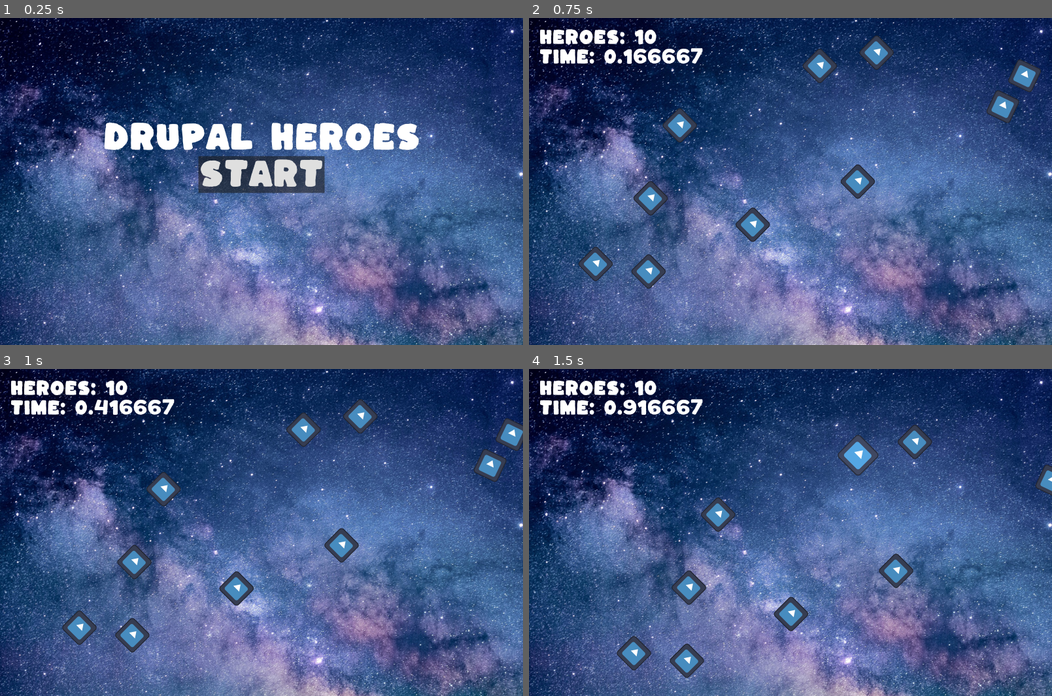
Above: before the commit, frames 1-4 (two rows, left to right).
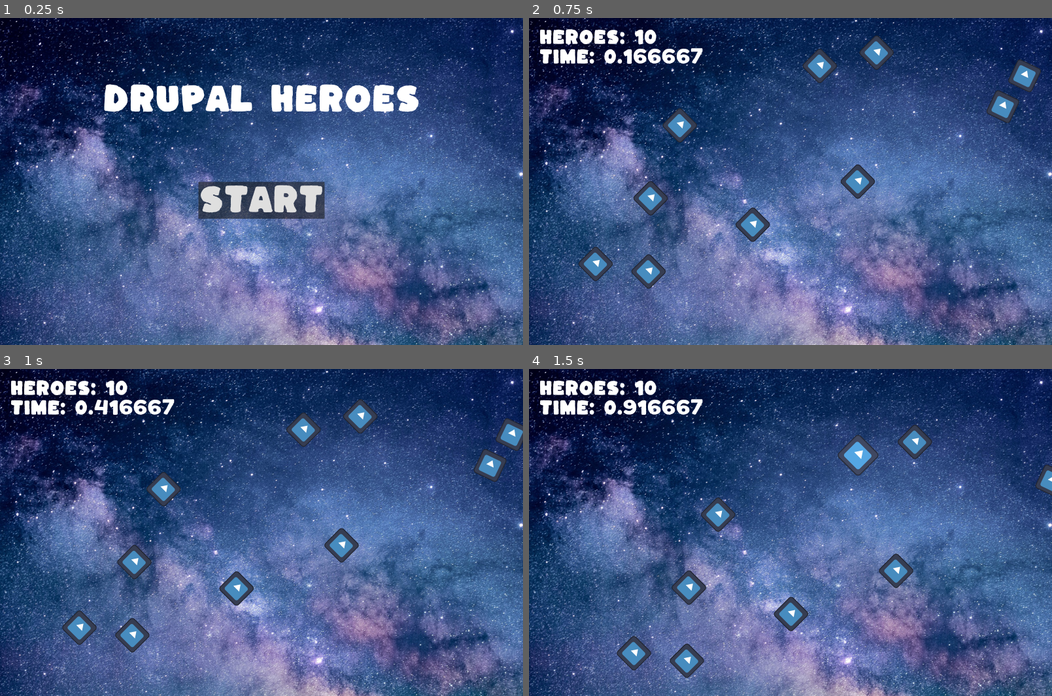
Above: after the commit, the same moments.

Repository: rteijeiro/drupalheroes
Game: Godot game, scene res://start.tscn
The game is run twice, just before and just after one commit, with the same random seed, the same clock (stepped at 60 frames per second) and the same inputs. The engine's default icon, where the game draws it, is replaced by a stand-in: a white triangle on a blue panel in a dark square.
Inputs (mouse positions are in pixels of both pictures, inside the frame that each line leads up to):
- Up to frame 1 (0.25 s): no input
- Up to frame 2 (0.75 s): click "Start" at 0.5 s
- Up to frame 3 (1 s): no input
- Up to frame 4 (1.5 s): move the mouse to (848, 444) at 1.27 s; click (848, 444) at 1.42 s

The runs differ from the first frame. In frame 1, 11% of the frame differs, in the area x 19-81%, y 20-62%; in frame 2, nothing differs; in frame 3, nothing differs; in frame 4, nothing differs.

Commit message:
Adjustes start scene elements position.

Diff:
--- a/start.tscn
+++ b/start.tscn
@@ -15,15 +15,14 @@
 anchor_bottom = 1.0
 grow_horizontal = 2
 grow_vertical = 2
-theme_override_constants/margin_left = 750
-theme_override_constants/margin_top = 500
-theme_override_constants/margin_right = 750
 
 [node name="VBoxContainer" type="VBoxContainer" parent="CanvasLayer/MarginContainer"]
 layout_mode = 2
 
 [node name="Score" type="Label" parent="CanvasLayer/MarginContainer/VBoxContainer"]
 layout_mode = 2
+size_flags_horizontal = 4
+size_flags_vertical = 6
 theme_override_fonts/font = ExtResource("2_hxdj5")
 theme_override_font_sizes/font_size = 150
 text = "Drupal Heroes"
@@ -32,6 +31,7 @@
 [node name="Start" type="Button" parent="CanvasLayer/MarginContainer/VBoxContainer"]
 layout_mode = 2
 size_flags_horizontal = 4
+size_flags_vertical = 2
 theme_override_fonts/font = ExtResource("2_hxdj5")
 theme_override_font_sizes/font_size = 150
 text = "Start"
